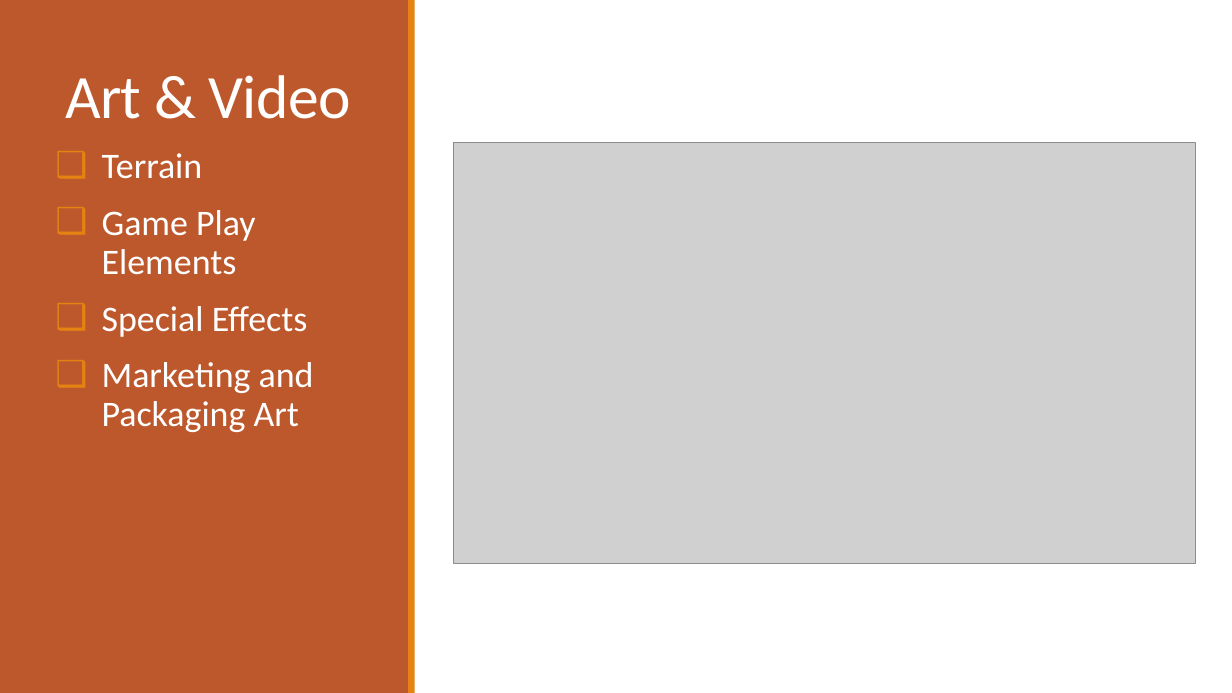
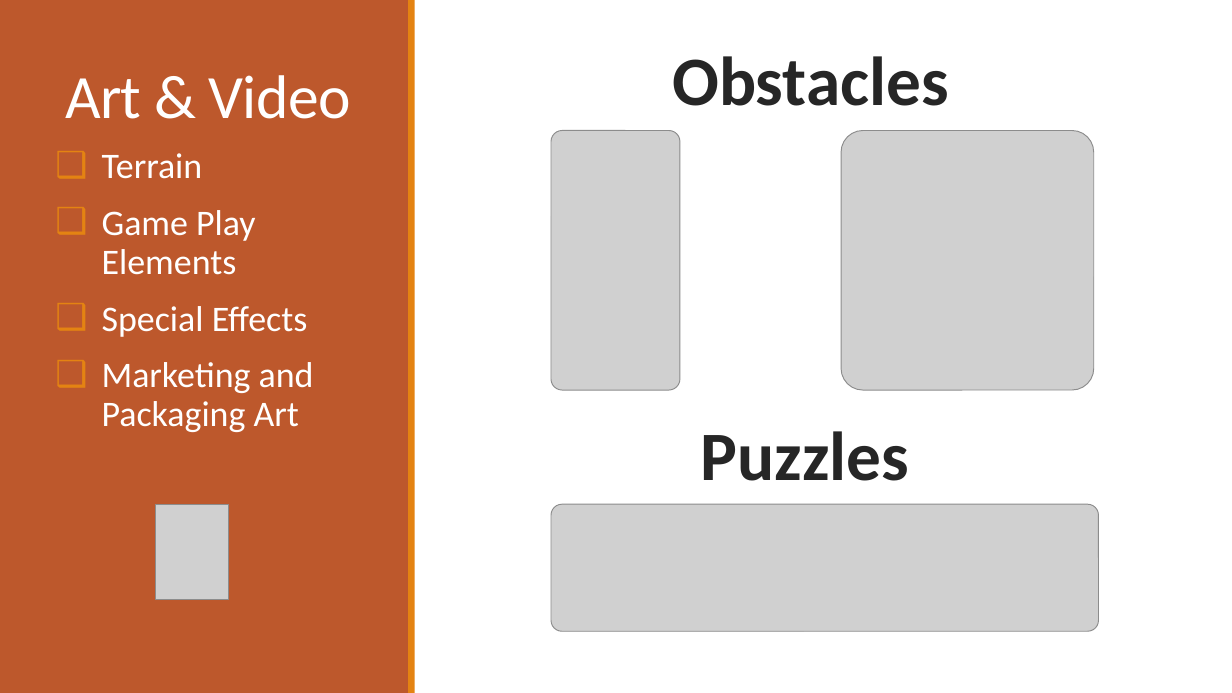
Before and after one commit to jonnynabors/Belly-Of-The-Beast, a slide deck: slide 6 of Documentation/Design Document/UnityDesignPresentation.pptx. Drawn at 1232x693 pixels with LibreOffice and Linux fonts; fonts in the diff are those of the drawing; grey boxes stand for pictures. Boxes give left, top, right and bottom in pixels: in the first picture for what was removed or moved away, otherwise in the second. Text is boxed around its words. In the diff, an @@ line names an element or a change of style, - is before the commit and + after.

```diff
--- a/Documentation/Design Document/UnityDesignPresentation.pptx
+++ b/Documentation/Design Document/UnityDesignPresentation.pptx
@@ text added at (672, 56, 948, 106), 54 pt, text #262626, bold @@
+Obstacles
@@ picture removed at (454, 143, 1196, 564) @@
@@ picture added at (551, 130, 680, 390) @@
@@ picture added at (841, 130, 1094, 390) @@
@@ text added at (701, 431, 909, 481), 54 pt, text #262626, bold @@
+Puzzles
@@ picture added at (155, 505, 228, 600) @@
@@ picture added at (551, 505, 1098, 632) @@
```
Also in this commit, not shown: 8 other slides changed, 2 slides added, 3 slides removed, 1 other file.
